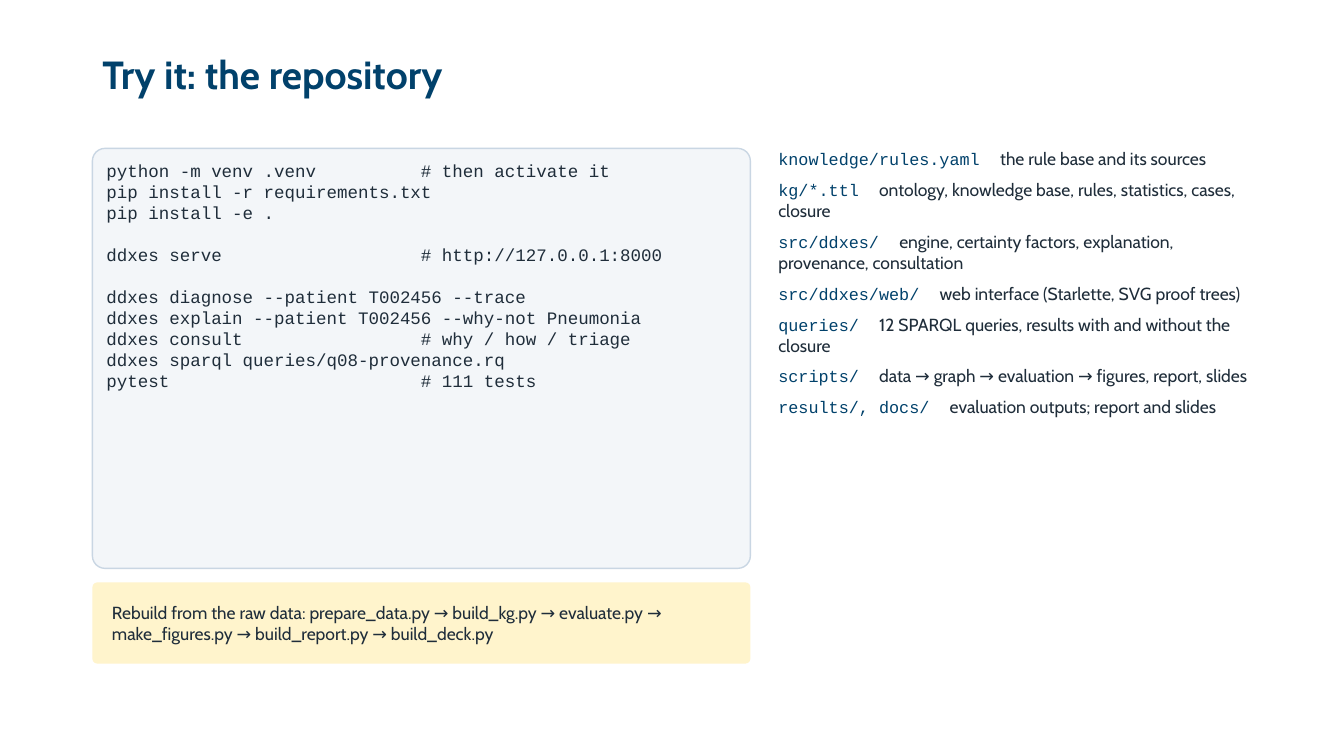
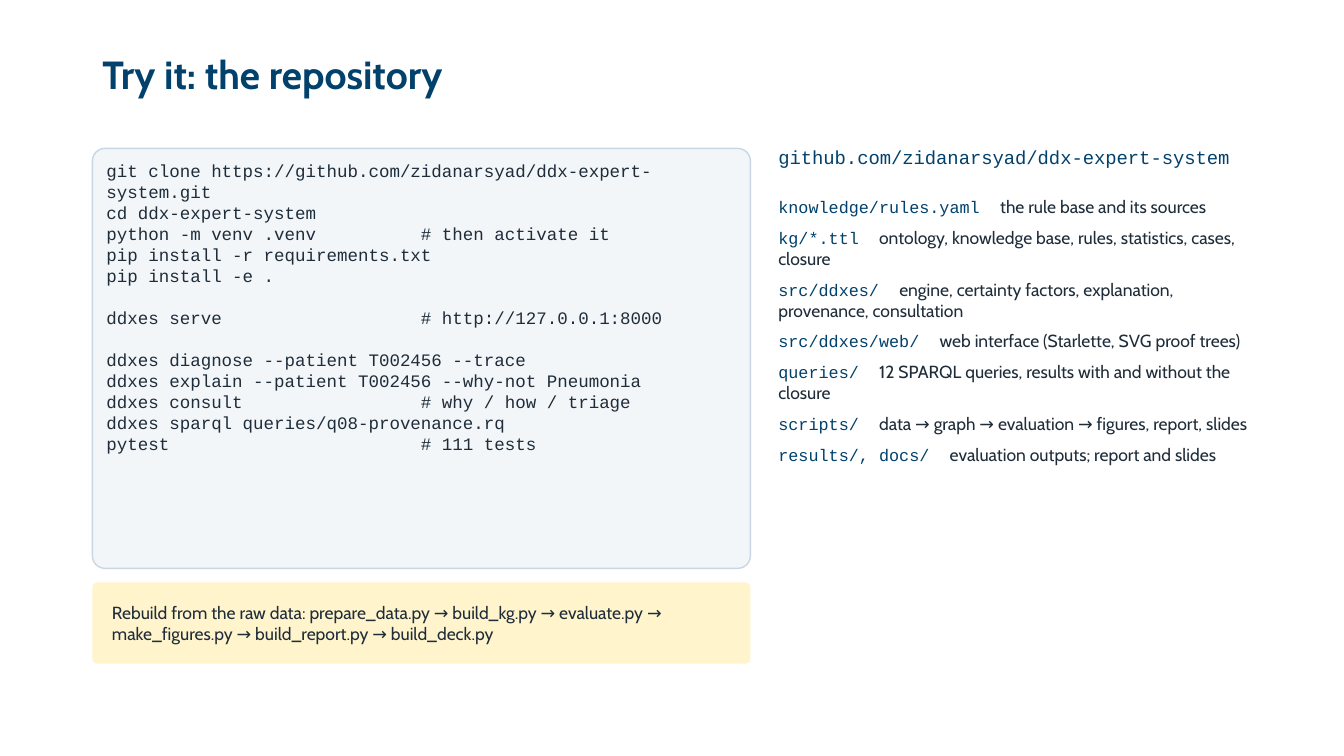
Before and after one commit to zidanarsyad/ddx-expert-system, a slide deck: slide 24 of docs/slides.pptx (slide 33 before the commit). Drawn at 1344x756 pixels with LibreOffice and Linux fonts; fonts in the diff are those of the drawing; background and template pictures are left out. Boxes give left, top, right and bottom in pixels: in the first picture for what was removed or moved away, otherwise in the second. Text is boxed around its words. In the diff, an @@ line names an element or a change of style, - is before the commit and + after.

```diff
--- a/docs/slides.pptx
+++ b/docs/slides.pptx
@@ text at bbox=[106, 165, 651, 223]: paragraphs added @@
+git clone https://github.com/zidanarsyad/ddx-expert-system.git
+cd ddx-expert-system
@@ text added at bbox=[778, 151, 1229, 168], 13.5 pt, text #01416B @@
+github.com/zidanarsyad/ddx-expert-system
@@ text "knowledge/rules.yaml the rule base and ...": place and size @@
-text "knowledge/rules.yaml the rule base and ..." at bbox=[778, 153, 1247, 418]
+text "knowledge/rules.yaml the rule base and ..." at bbox=[778, 200, 1247, 465]
```
Also in this commit, not shown: 4 other slides changed, 1 slide added, 10 slides removed, 7 other files.
